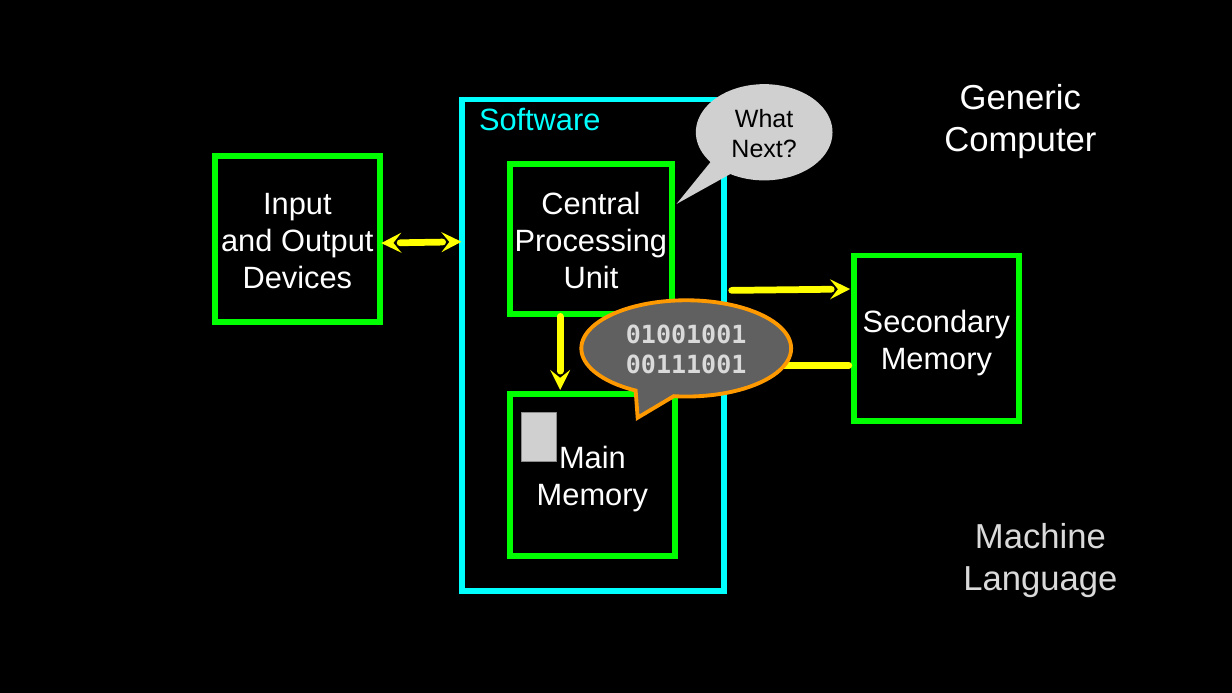
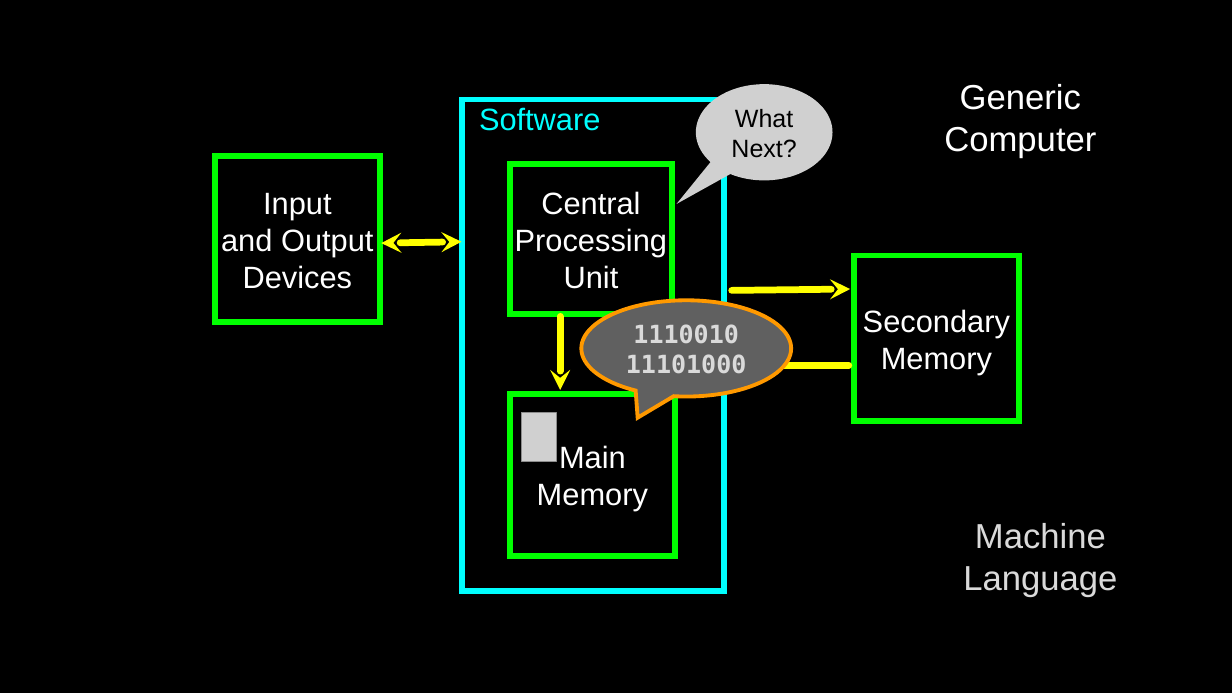
Before and after one commit to csev/py4e, a slide deck: slide 20 of lectures3/Pythonlearn-01-Intro.pptx. Drawn at 1232x693 pixels with LibreOffice and Linux fonts; fonts in the diff are those of the drawing; grey boxes stand for pictures. Boxes give left, top, right and bottom in pixels: in the first picture for what was removed or moved away, otherwise in the second. Text is boxed around its words. In the diff, an @@ line names an element or a change of style, - is before the commit and + after.

Commit message:
Update the machine code :)

```diff
--- a/lectures3/Pythonlearn-01-Intro.pptx
+++ b/lectures3/Pythonlearn-01-Intro.pptx
@@ text in speech bubble at bbox=[626, 324, 746, 373]: text changed @@
-01001001
-00111001
+1110010
+11101000
```
